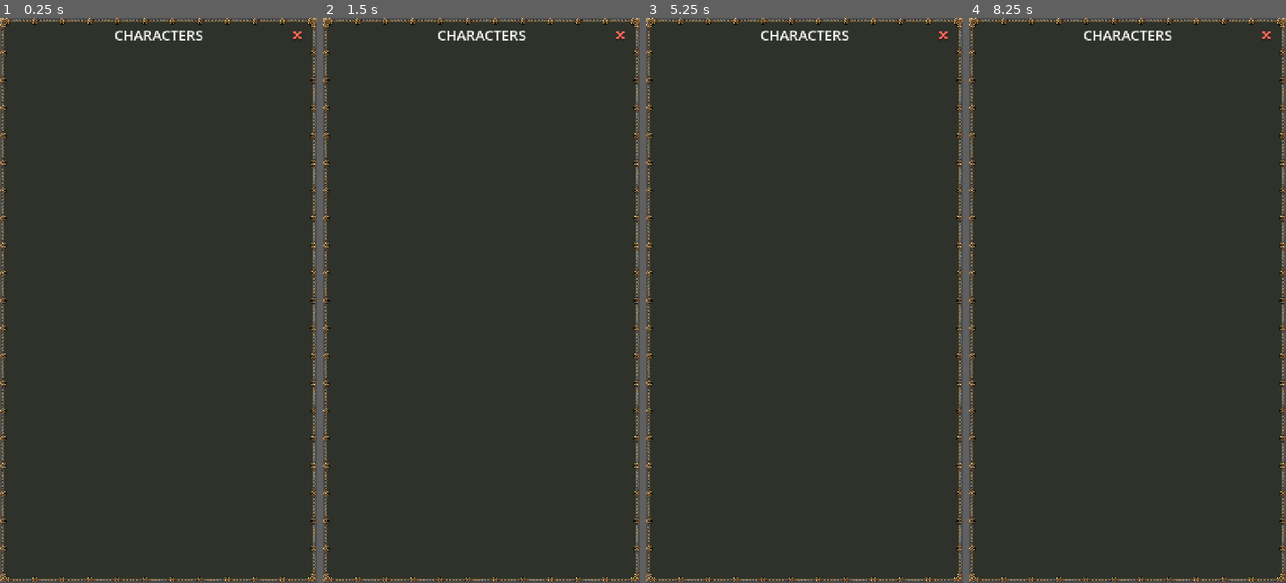
Above: before the commit, frames 1-4 (left to right).
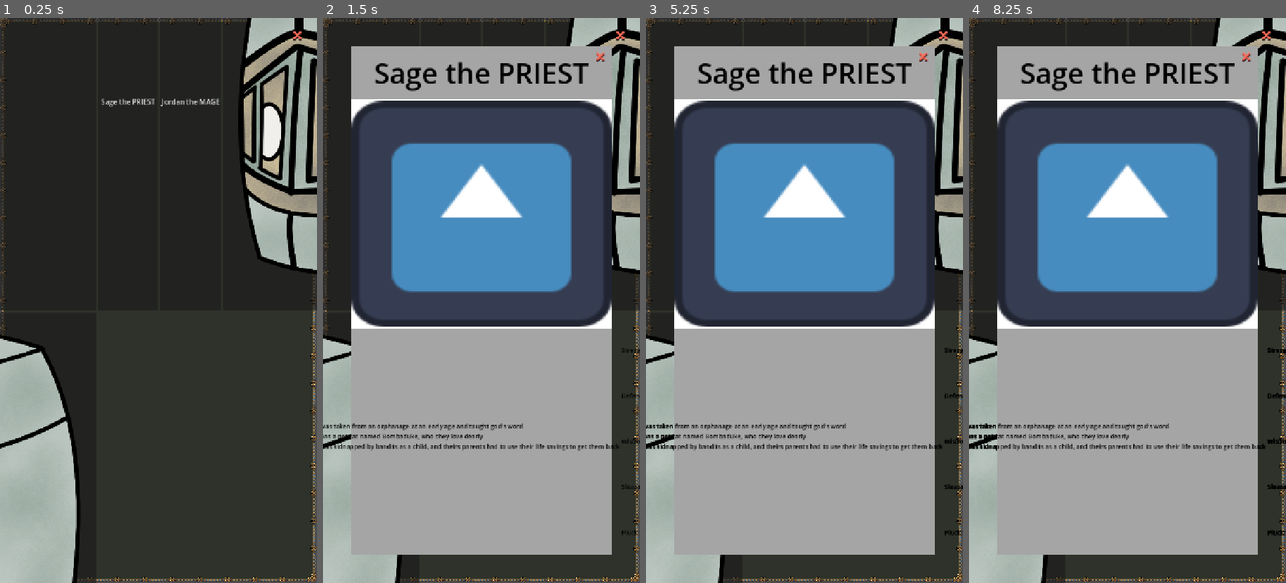
Above: after the commit, the same moments.

Repository: ActuallySanta/Fantasy-Guild-Manager
Game: Godot game, scene res://Scenes/UI/guild_character_page.tscn
Two runs of this game, one before a commit and one after it. Both use one fixed random seed, a clock stepped at 60 frames per second and the inputs below. This scene is started directly instead of the project's main scene. The engine's default icon, where the game draws it, is replaced by a stand-in: a white triangle on a blue panel in a dark square.
Inputs (mouse positions are in pixels of both pictures, inside the frame that each line leads up to):
- Up to frame 1 (0.25 s): no input
- Up to frame 2 (1.5 s): click (449, 74) at 0.5 s, where only the run after the commit has a clickable "Sage the PRIEST"; click (513, 74) at 1.25 s, where only the run after the commit has a clickable "Jordan the MAGE"
- Up to frame 3 (5.25 s): click (772, 74) at 2 s, where only the run after the commit has a clickable "Sage the PRIEST"; click (836, 74) at 2.75 s, where only the run after the commit has a clickable "Jordan the MAGE"; click (772, 74) at 3.5 s, where only the run after the commit has a clickable "Sage the PRIEST"; click (836, 74) at 4.25 s, where only the run after the commit has a clickable "Jordan the MAGE"; tap Enter at 5 s; move the mouse to (874, 272) at 5.02 s; hold Space (Spawn Card) from 5.03 s (still down); click (874, 272) at 5.17 s
- Up to frame 4 (8.25 s): release Space (Spawn Card) at 5.75 s; drag from (1064, 328) to (1111, 413) at 5.77 s; tap Enter at 6.5, 8 s; move the mouse to (1159, 176) at 6.52 s; hold Space (Spawn Card) 6.53-7.25 s; click (1159, 176) at 6.67 s; drag from (1111, 413) to (1032, 215) at 7.27 s; move the mouse to (1222, 385) at 8.02 s; hold Space (Spawn Card) from 8.03 s (still down); click (1222, 385) at 8.17 s

The runs differ from the first frame. In frame 1, 21% of the frame differs, in the area x 0-100%, y 0-100%; in frame 2, 81%; in frame 3, 81%; in frame 4, 81%.
Error before the commit: Invalid call. Nonexistent function '_get_character_icon' in base 'Node (external_content_container.gd)'. (res://Scripts/UI/guild_character_page.gd:18)

Commit message:
Added knight icon to pool

Diff:
--- a/Globals/external_content_container.gd
+++ b/Globals/external_content_container.gd
@@ -58,7 +58,7 @@
 
 #Replace these with the actual UID of the icon
 var character_icons: Dictionary[GuildCharacter.CharacterRole, Texture2D] = {
-	GuildCharacter.CharacterRole.KNIGHT: preload("uid://deis7oxw14qbl"),
+	GuildCharacter.CharacterRole.KNIGHT: preload("uid://0nieya7vg7ir"),
 	GuildCharacter.CharacterRole.PRIEST: preload("uid://deis7oxw14qbl"),
 	GuildCharacter.CharacterRole.PATHFINDER: preload("uid://deis7oxw14qbl"),
 	GuildCharacter.CharacterRole.MAGE: preload("uid://deis7oxw14qbl"),
--- a/Scripts/UI/character_display_button.gd
+++ b/Scripts/UI/character_display_button.gd
@@ -6,7 +6,7 @@
 var held_character : GuildCharacter
 
 func _ready() -> void:
-	icon = ExternalContentContainer._get_character_icon(held_character.role)
+	icon = ExternalContentContainer.get_character_icon(held_character.role)
 	text = held_character.title
 
 
--- a/Scripts/UI/guild_character_page.gd
+++ b/Scripts/UI/guild_character_page.gd
@@ -15,7 +15,7 @@
 	for characters in CharacterContainer.active_characters:
 		var _char_icon := CHARACTER_DISPLAY_BUTTON.instantiate()
 		_char_icon.held_character = characters
-		_char_icon.icon = ExternalContentContainer._get_character_icon(characters.role)
+		_char_icon.icon = ExternalContentContainer.get_character_icon(characters.role)
 		_char_icon.text = characters.title
 		drag_drop_grid.add_child(_char_icon)
 		pass
Renamed: Assets/knight_icon.png -> Sprites/Character Icons/knight_icon.png
Not shown, changed: Sprites/Character Icons/knight_icon.png.import
